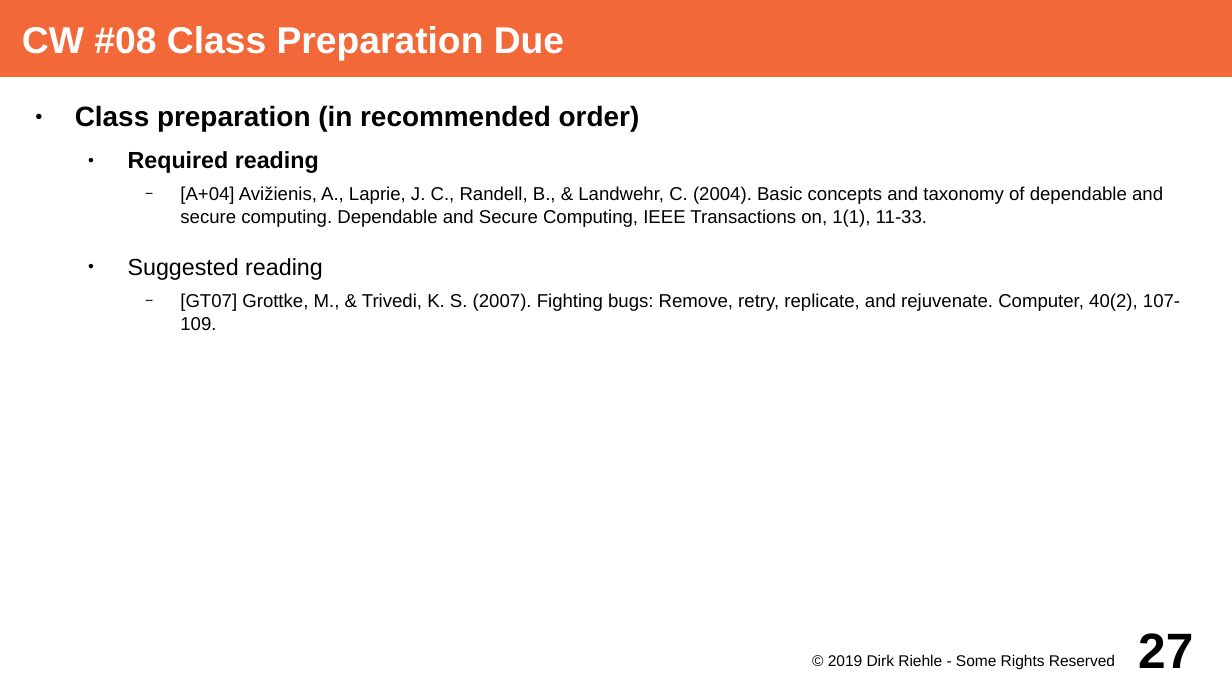
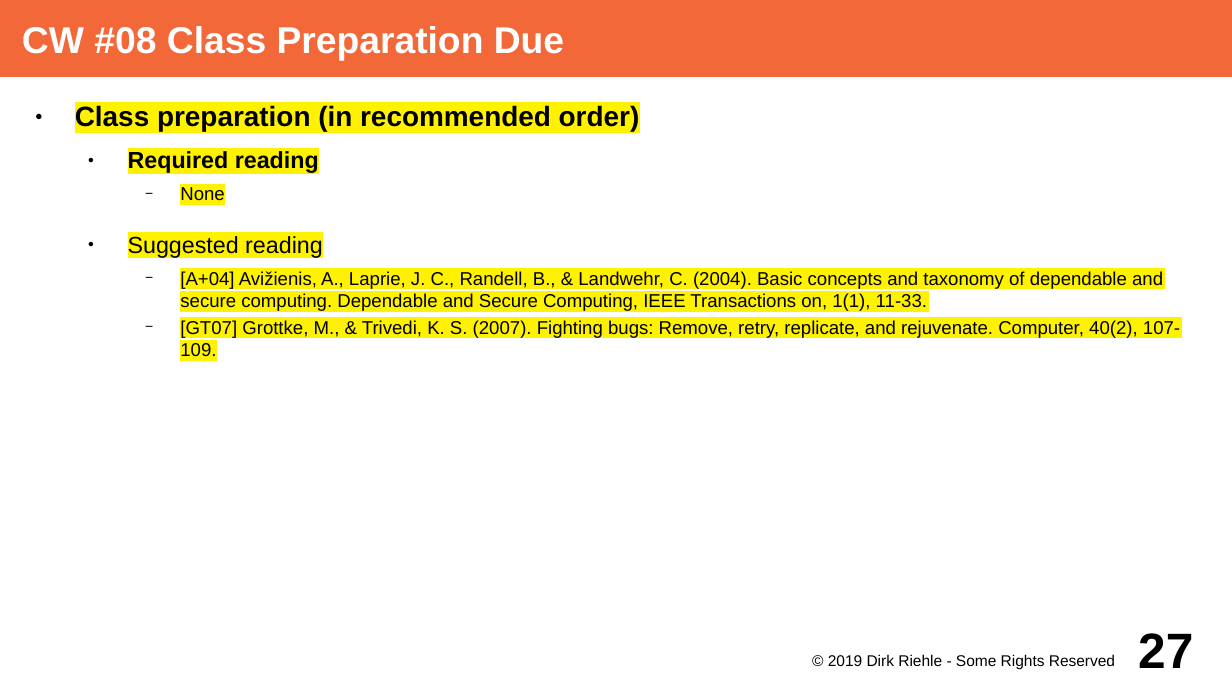
Before and after one commit to dirkriehle/adap-course, a slide deck: slide 27 of Lecture Slides/ADAP A02 - Course Schedule.odp. Drawn at 1232x693 pixels with LibreOffice and Linux fonts; fonts in the diff are those of the drawing. Boxes give left, top, right and bottom in pixels: in the first picture for what was removed or moved away, otherwise in the second. Text is boxed around its words. In the diff, an @@ line names an element or a change of style, - is before the commit and + after.

Commit message:
Reduced reading materials, first cut.

```diff
--- a/Lecture Slides/ADAP A02 - Course Schedule.odp
+++ b/Lecture Slides/ADAP A02 - Course Schedule.odp
@@ text at <box>75,105,1180,357</box>: highlight none to #FFF200 @@
@@ text at <box>128,187,323,258</box>: paragraphs added @@
+    − None
+  ● Suggested reading
@@ text at <box>128,258,323,280</box>: paragraph removed @@
-  ● Suggested reading
```
Also in this commit, not shown: 24 other slides changed, 1 other file.
